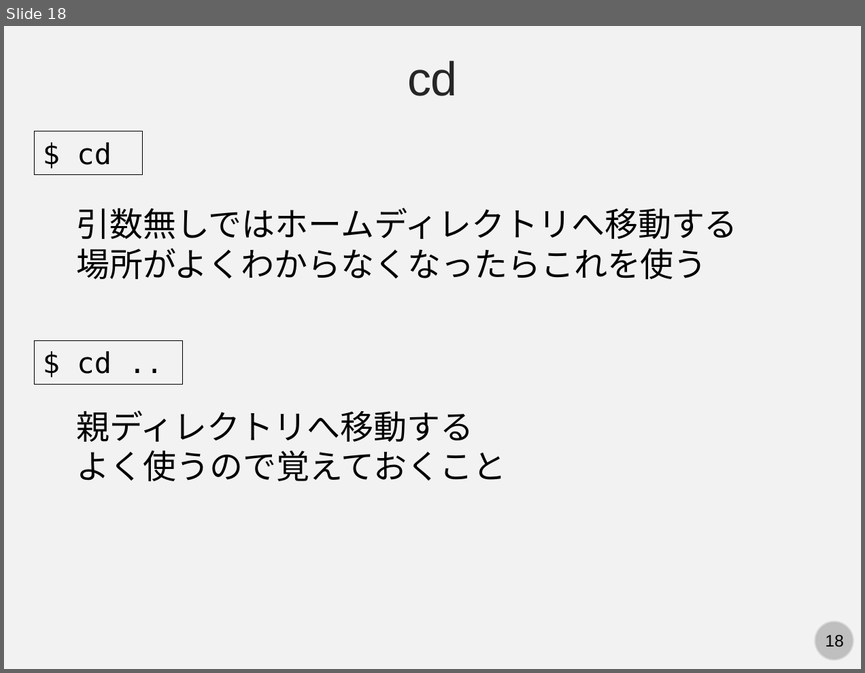
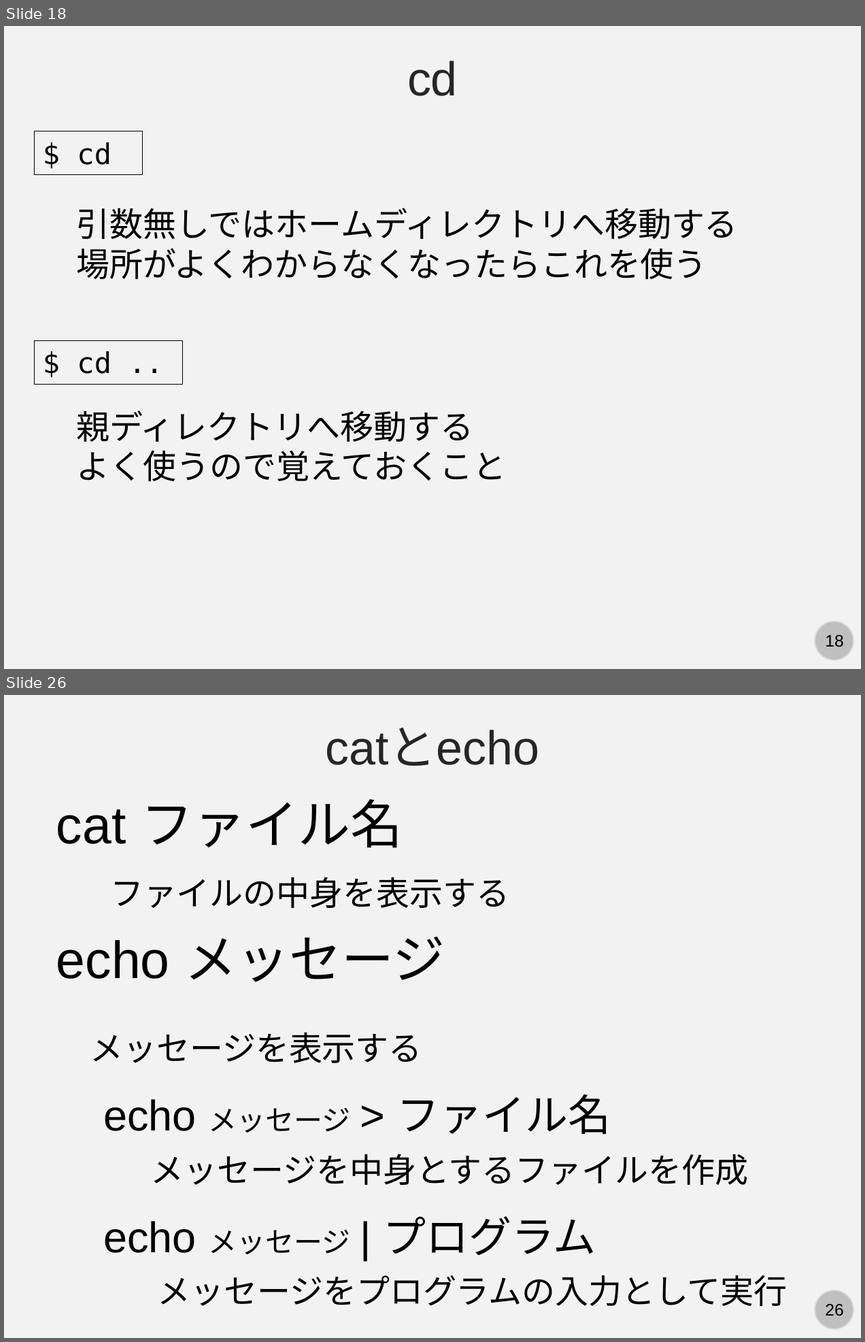
Before and after one commit to kaityo256/github, a slide deck: command/fig/slide.pptx. Shown one above the other, each under a label of ours: slide 18 before the commit, slides 18 and 26 after it; the slides between them are not shown. The pictures are 865x673 and 865x1342 pixels, drawn with LibreOffice and Linux fonts; fonts in the diff are those of the drawing. Boxes give left, top, right and bottom in pixels: in the first picture for what was removed or moved away, otherwise in the second. Text is boxed around its words. In the diff, an @@ line names an element or a change of style, - is before the commit and + after.

```diff
--- a/command/fig/slide.pptx
+++ b/command/fig/slide.pptx
@@ slide 26 added at (4,695,861,1338), background #F2F2F2; not listed: 2 template elements that a slide beside it also shows @@
@@ text added at (326,727,540,766), 40 pt, text #262626 @@
+catとecho
@@ text added at (56,799,402,848), 44 pt, text #000000 @@
+cat ファイル名
@@ text added at (110,877,509,908), 28 pt, text #000000 @@
+ファイルの中身を表示する
@@ text added at (56,936,445,982), 44 pt, text #000000 @@
+echo メッセージ
@@ text added at (90,1032,422,1063), 28 pt, text #000000 @@
+メッセージを表示する
@@ text added at (103,1094,611,1134), 36 pt, text #000000 @@
+echo メッセージ > ファイル名
@@ text added at (151,1153,748,1185), 28 pt, text #000000 @@
+メッセージを中身とするファイルを作成
@@ text added at (103,1216,596,1255), 36 pt, text #000000 @@
+echo メッセージ | プログラム
@@ text added at (158,1274,787,1306), 28 pt, text #000000 @@
+メッセージをプログラムの入力として実行
```
Also in this commit, not shown: 1 slide changed, 8 other slides added.
